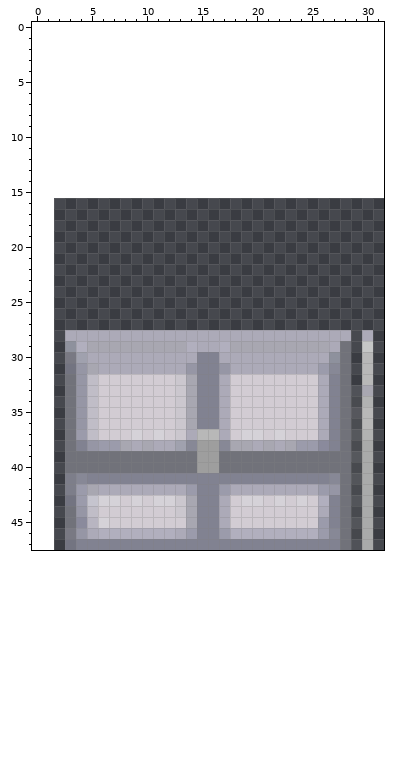
Pixel-art sprite: Assets/Sprites/Environment/Thick door.png. The picture above is the old version.
The file is 32x32 pixels. Pixels under 10% opacity are left out. Colours within 5 levels of each other are drawn and written as one. The old version is drawn lined up with the new one, on the new canvas.
And afterwards:
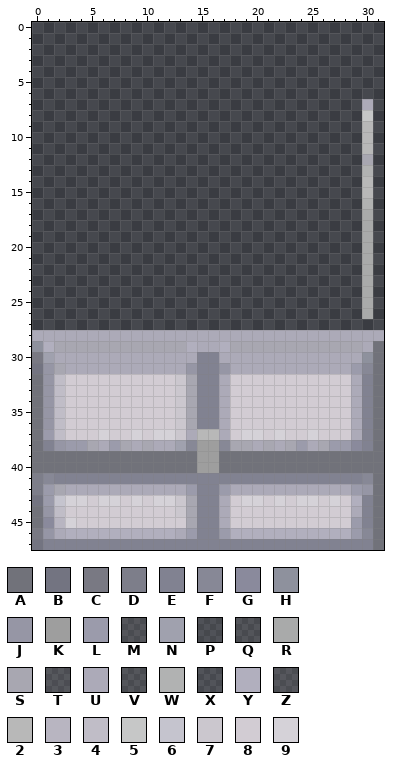
Palette (. is transparent): A #71727a  B #737481  C #797983  D #7d7e8a  E #818291  F #878896  G #8a8a9c  H #8e919d  J #9696a5  K #9e9e9e  L #9b9bab  M #a5a6a627  N #a0a1ae  P #a9aaaa1b  Q #a9aaaa21  R #a9aaaa  S #a8a7b1  T #aeaeae27  U #acaab8  V #b1b2b221  W #b1b2b2  X #afaeb81d  Y #b1afbe  Z #b8b8b823  2 #b8b8b8  3 #b8b5c1  4 #c0bdc7  5 #c6c7c7  6 #c5c4ce  7 #cbc7ce  8 #d2ccd3  9 #d5d2d8
Diff:
canvas 32x32 -> 32x48, the old top-left corner now at 2,16 (the part of the old canvas that was cut away was empty and is not shown)
@@ x 0..31 @@
  6 ................................
- 7 ................................
- 8 ................................
- 9 ................................
-10 ................................
-11 ................................
-12 ................................
-13 ................................
-14 ................................
-15 ................................
-16 ................................
-17 ................................
-18 ................................
-19 ................................
-20 ................................
-21 ................................
-22 ................................
-23 ................................
-24 ................................
-25 ................................
-26 ................................
+ 7 ..............................U.
+ 8 ..............................5.
+ 9 ..............................2.
+10 ..............................2.
+11 ..............................2.
+12 ..............................S.
+13 ..............................W.
+14 ..............................2.
+15 ..............................2.
+16 ..............................W.
+17 ..............................R.
+18 ..............................R.
+19 ..............................R.
+20 ..............................R.
+21 ..............................R.
+22 ..............................R.
+23 ..............................R.
+24 ..............................R.
+25 ..............................R.
+26 ..............................R.
 27 ................................
-28 ...UUUUUUUUUUUUUUUUUUUUUUUUUUXU.
-29 ...HYSSSSSSSSSYUUYSSSSSSSSSUA.5.
-30 ...CNUUUUUUUUUUEEUUUUUUUUUUHA.2.
-31 ...BJSUUUUUUUUJEEJUUUUUUUULFA.2.
-32 ...AJ488888887SEEU88888888UEA.2.
-33 ...AJ488888887SEEU88888888UEAPS.
-34 ...AJ488888887SEEU88888888UEAVW.
-35 ...AJ488888887SEEU88888888UEAZ2.
-36 ...AJ488888887SEEU88888888UEAZ2.
-37 ...AL488898987U22U89989888UEATW.
-38 ...AEJLLSUSUUNFKKFSSUSUSLLGEAMR.
-39 ...AAAAAAAAAAAAKKAAAAAAAAAAAATR.
-40 ...AAAAAAAAAAAAKKAAAAAAAAAAAAQR.
-41 ...DFEEEEEEEEEEEEEEEEEEEEEEFAQR.
-42 ...DLSUUUUUUUULEELUUUUUUUULJAQR.
-43 ...BL699898997SEEU89989898YEAQR.
-44 ...AJ488888887SEEU88888888UEAQR.
-45 ...AG398888888SEEU88888888LEAQR.
-46 ...CJUYYYYYYYULEELYYYYYYYYLFAPR.
-47 ...BEEEEEEEEEEEEEEEEEEEEEEEEAPR.
+28 UUUUUUUUUUUUUUUUUUUUUUUUUUUUUUUU
+29 HYSSSSSSSSSSSSYUUYSSSSSSSSSSSSUA
+30 CNUUUUUUUUUUUUUEEUUUUUUUUUUUUUHA
+31 BJSUUUUUUUUUUUJEEJUUUUUUUUUUULFA
+32 AJ488888888887SEEU88888888888UEA
+33 AJ488888888887SEEU88888888888UEA
+34 AJ488888888887SEEU88888888888UEA
+35 AJ488888888887SEEU88888888888UEA
+36 AJ488888888887SEEU88888888888UEA
+37 AL488898898997U22U89989889888UEA
+38 AEJLLSULSUSUUNFKKFSSUSUSLUSLLGEA
+39 AAAAAAAAAAAAAAAKKAAAAAAAAAAAAAAA
+40 AAAAAAAAAAAAAAAKKAAAAAAAAAAAAAAA
+41 DFEEEEEEEEEEEEEEEEEEEEEEEEEEEEFA
+42 DLSUUUUUUUUUUULEELUUUUUUUUUUULJA
+43 BL699899898997SEEU89989899898YEA
+44 AJ488888888887SEEU88888888888UEA
+45 AG398888888888SEEU88888888888LEA
+46 CJUYYYYYYYYYYULEELYYYYYYYYYYYLFA
+47 BEEEEEEEEEEEEEEEEEEEEEEEEEEEEEEA
Changed places in both pictures, as pixel boxes (x1, y1, x2, y2):
changed: (307, 99, 384, 550)
changed: (32, 330, 109, 550)
changed: (164, 429, 175, 440)
